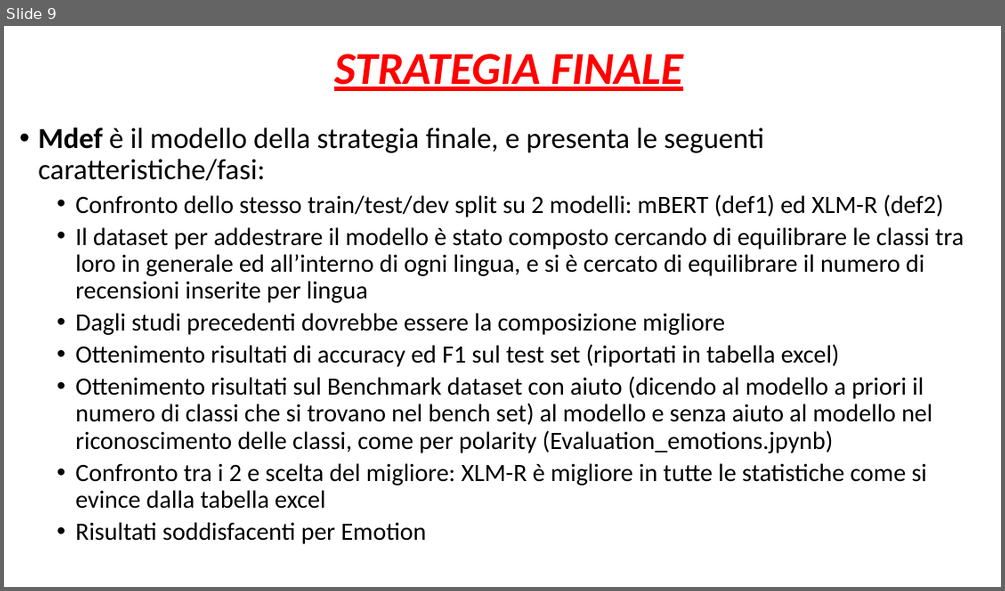
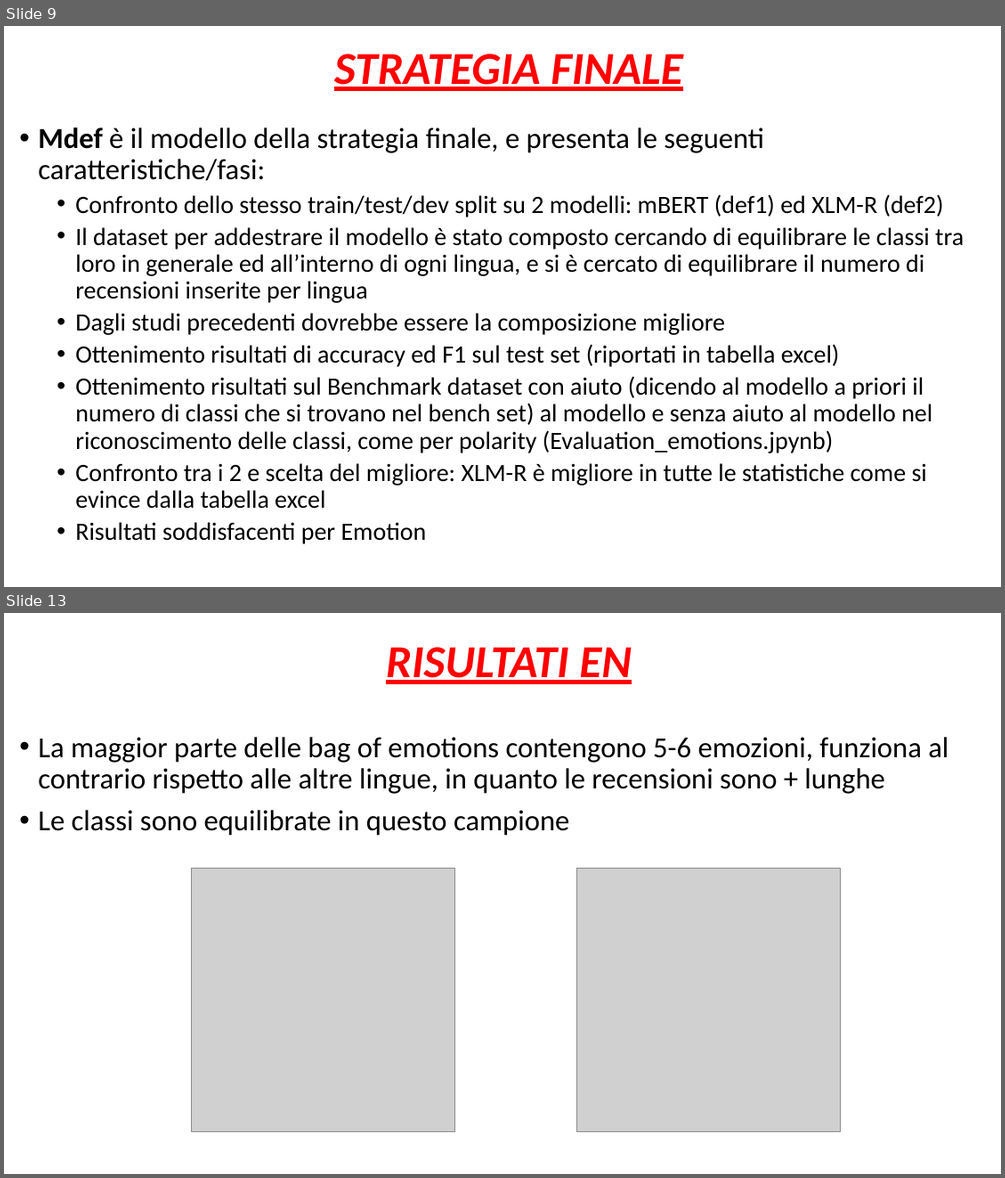
Before and after one commit to alefox1997/DataScience-Master-Thesis, a slide deck: Presentazioni/FT_Emotion.pptx. Shown one above the other, each under a label of ours: slide 9 before the commit, slides 9 and 13 after it; the slides between them are not shown. The pictures are 1005x591 and 1005x1178 pixels, drawn with LibreOffice and Linux fonts; fonts in the diff are those of the drawing; grey boxes stand for pictures. Boxes give left, top, right and bottom in pixels: in the first picture for what was removed or moved away, otherwise in the second. Text is boxed around its words. In the diff, an @@ line names an element or a change of style, - is before the commit and + after.

```diff
--- a/Presentazioni/FT_Emotion.pptx
+++ b/Presentazioni/FT_Emotion.pptx
@@ slide 13 added at bbox=[4, 613, 1001, 1174], background #FFFFFF @@
@@ title added at bbox=[386, 647, 631, 684], 44 pt, text #FF0000, bold, italic, underline @@
+RISULTATI EN
@@ text added at bbox=[38, 737, 948, 835], 28 pt, text #000000 @@
+• La maggior parte delle bag of emotions contengono 5-6 emozioni, funziona al contrario rispetto alle altre lingue, in quanto le recensioni sono + lunghe
+• Le classi sono equilibrate in questo campione
@@ picture added at bbox=[192, 868, 455, 1132] @@
@@ picture added at bbox=[577, 868, 841, 1132] @@
```
Also in this commit, not shown: 3 other slides added, 1 slide removed.
